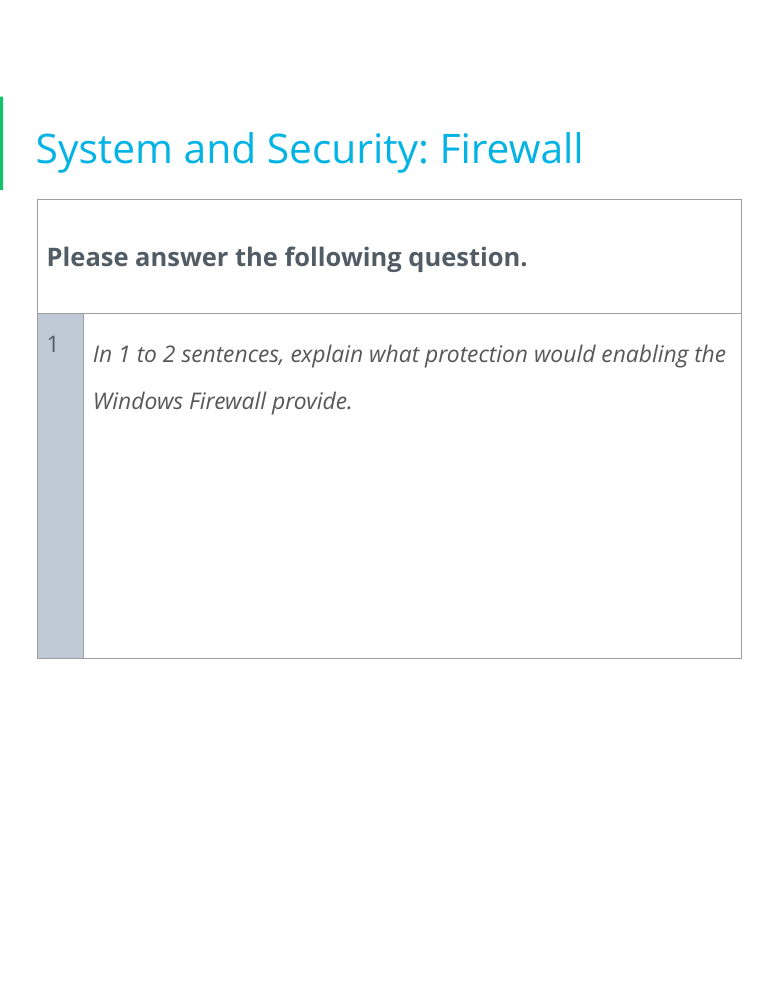
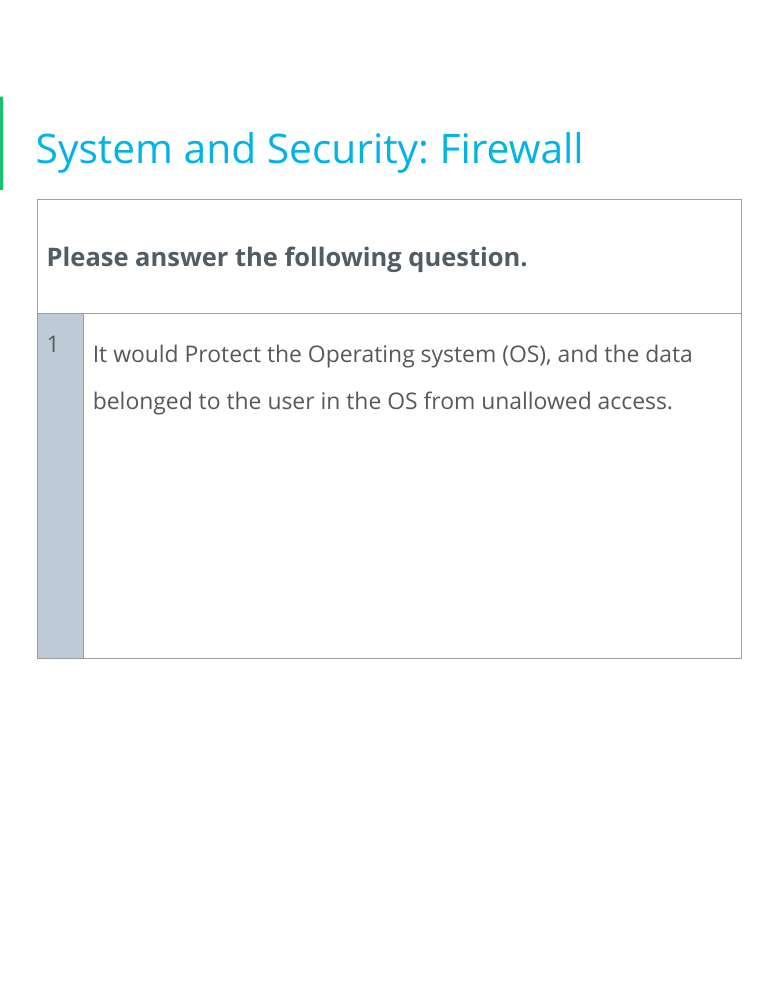
Before and after one commit to ZG089/DECI-PROJEKT, a slide deck: slide 10 of Project A/cyber-track-cubs-project-1-project-starter-template.pptx. Drawn at 779x1008 pixels with LibreOffice and Linux fonts; fonts in the diff are those of the drawing; background and template pictures are left out. Boxes give left, top, right and bottom in pixels: in the first picture for what was removed or moved away, otherwise in the second. Text is boxed around its words. In the diff, an @@ line names an element or a change of style, - is before the commit and + after.

```diff
--- a/Project A/cyber-track-cubs-project-1-project-starter-template.pptx
+++ b/Project A/cyber-track-cubs-project-1-project-starter-template.pptx
@@ table at <box>38,200,741,636</box> @@
-row 2, column 2: In 1 to 2 sentences, explain what protection would enabling the Windows Firewall provide.
+row 2, column 2: It would Protect the Operating system (OS), and the data belonged to the user in the OS from unallowed access.
```
Also in this commit, not shown: 8 other slides changed.
